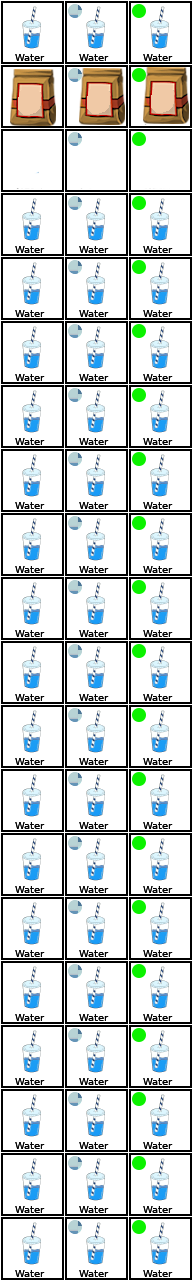
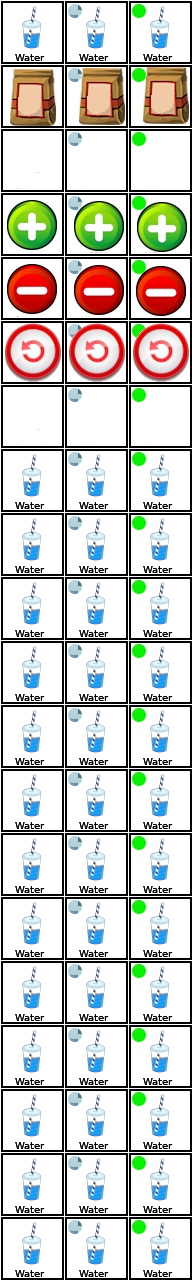
Layer changes from the first (192, 1280) image to the second:
added layer "Pasted Layer #10" above "Pasted Layer #9" over [133, 323, 189, 382]
added layer "Pasted Layer #9" above "Pasted Layer #8" over [69, 323, 125, 382]
added layer "Pasted Layer #8" above "Pasted Layer #6" over [5, 323, 61, 382]
added layer "Pasted Layer #6" above "Pasted Layer #5" over [136, 266, 186, 316]
added layer "Pasted Layer #5" above "Pasted Layer #4" over [74, 265, 124, 315]
added layer "Pasted Layer #4" above "Pasted Layer #3" over [7, 264, 57, 314]
added layer "Pasted Layer #3" above "Pasted Layer #2" over [137, 202, 187, 252]
added layer "Pasted Layer #2" above "Pasted Layer #1" over [74, 201, 124, 251]
added layer "Pasted Layer #1" above "Background" over [7, 200, 57, 250]
painted on "Background" over [15, 198, 173, 445]
